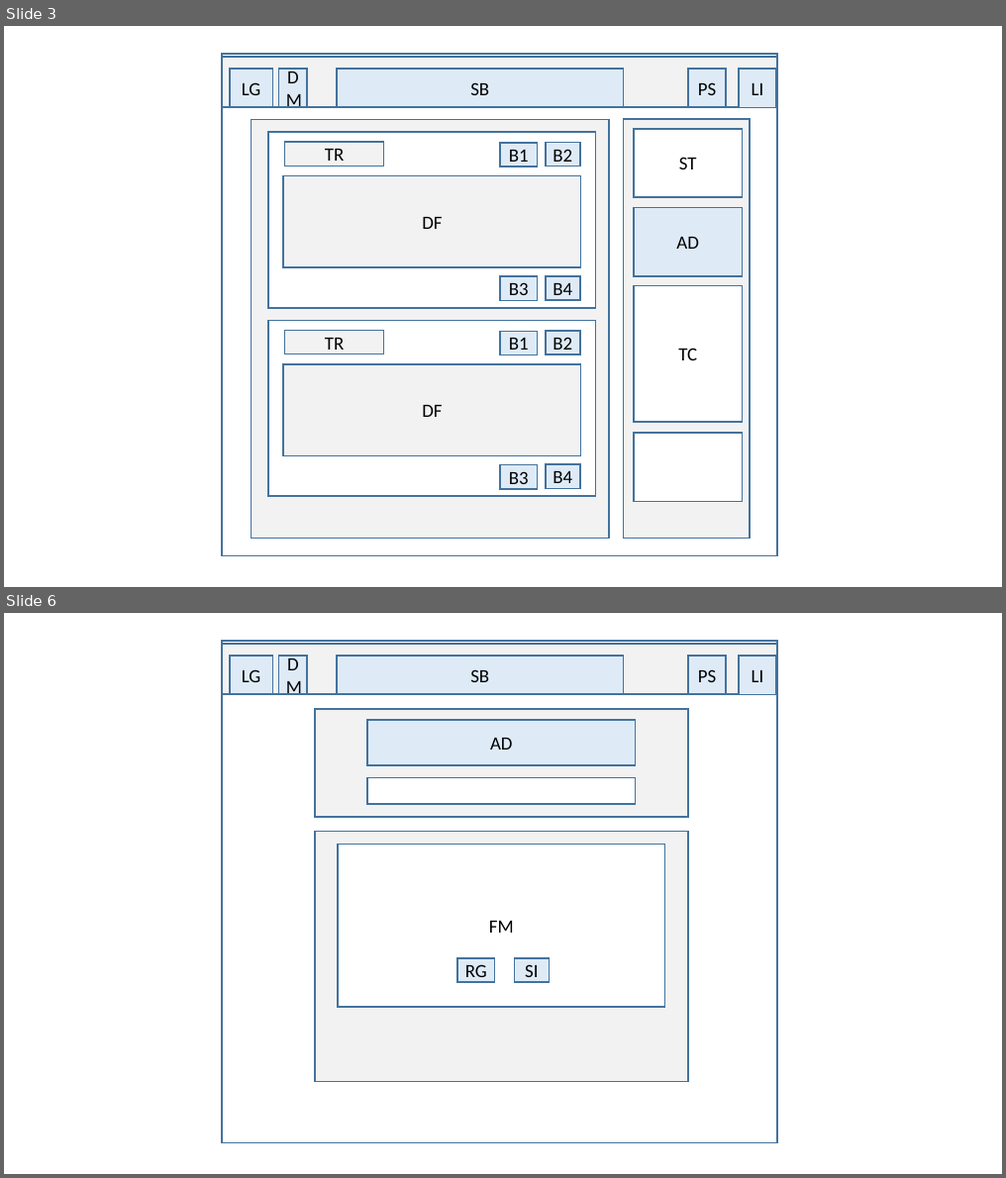
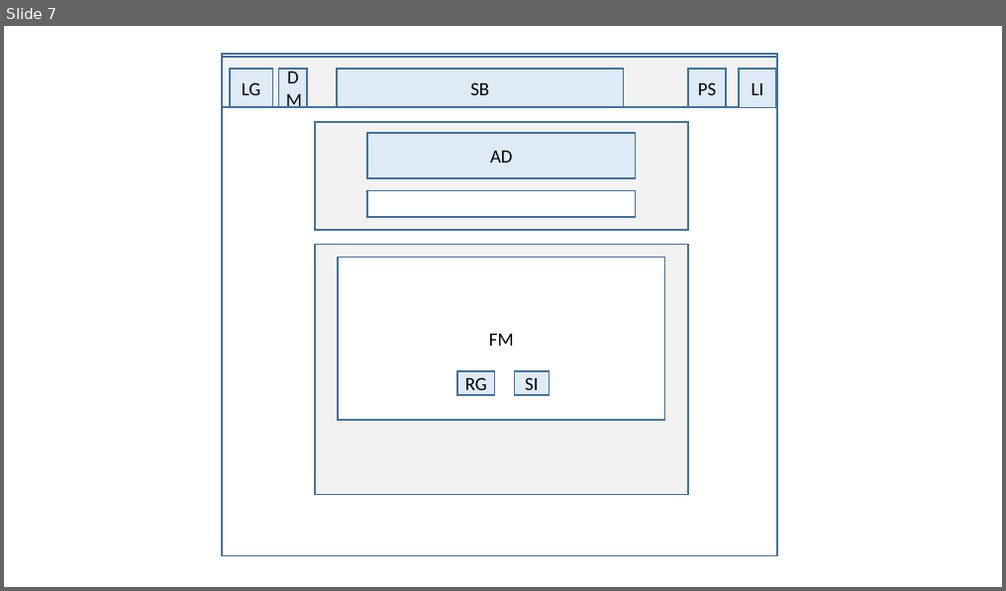
Before and after one commit to ThrownDice/UB, a slide deck: doc/layout(specification_in_slideNote).pptx. Shown one above the other, each under a label of ours: slides 3 and 6 before the commit, slide 7 after it; the slides between them are not shown. The pictures are 1006x1178 and 1006x591 pixels, drawn with LibreOffice and Linux fonts; fonts in the diff are those of the drawing. Boxes give left, top, right and bottom in pixels: in the first picture for what was removed or moved away, otherwise in the second. Text is boxed around its words. In the diff, an @@ line names an element or a change of style, - is before the commit and + after.

```diff
--- a/doc/layout(specification_in_slideNote).pptx
+++ b/doc/layout(specification_in_slideNote).pptx
@@ slide 3 removed at (x1=4, y1=26, x2=1002, y2=587), background #FFFFFF @@
@@ rectangle removed at (x1=222, y1=54, x2=777, y2=556) @@
@@ rectangle removed at (x1=222, y1=57, x2=777, y2=107) @@
@@ rectangle removed at (x1=230, y1=69, x2=272, y2=107) @@
-LG
@@ rectangle removed at (x1=279, y1=69, x2=307, y2=107) @@
-DM
@@ rectangle removed at (x1=338, y1=69, x2=624, y2=107) @@
-SB
@@ rectangle removed at (x1=688, y1=69, x2=727, y2=107) @@
-PS
@@ rectangle removed at (x1=739, y1=69, x2=776, y2=107) @@
-LI
@@ rectangle removed at (x1=252, y1=120, x2=609, y2=539) @@
@@ rectangle removed at (x1=268, y1=132, x2=595, y2=308) @@
@@ rectangle removed at (x1=285, y1=142, x2=383, y2=166) @@
-TR
@@ rectangle removed at (x1=500, y1=143, x2=537, y2=167) @@
-B1
@@ rectangle removed at (x1=546, y1=142, x2=580, y2=166) @@
-B2
@@ rectangle removed at (x1=623, y1=119, x2=749, y2=539) @@
@@ rectangle removed at (x1=634, y1=129, x2=743, y2=196) @@
-ST
@@ rectangle removed at (x1=283, y1=175, x2=580, y2=268) @@
-DF
@@ rectangle removed at (x1=634, y1=208, x2=743, y2=276) @@
-AD
@@ rectangle removed at (x1=500, y1=276, x2=537, y2=301) @@
-B3
@@ rectangle removed at (x1=546, y1=276, x2=580, y2=300) @@
-B4
@@ rectangle removed at (x1=634, y1=285, x2=743, y2=421) @@
-TC
@@ rectangle removed at (x1=268, y1=321, x2=595, y2=497) @@
@@ rectangle removed at (x1=285, y1=331, x2=383, y2=355) @@
-TR
@@ rectangle removed at (x1=500, y1=332, x2=537, y2=356) @@
-B1
@@ rectangle removed at (x1=546, y1=331, x2=580, y2=355) @@
-B2
@@ rectangle removed at (x1=283, y1=365, x2=580, y2=457) @@
-DF
@@ rectangle removed at (x1=634, y1=433, x2=743, y2=501) @@
@@ rectangle removed at (x1=500, y1=466, x2=537, y2=489) @@
-B3
@@ rectangle removed at (x1=546, y1=465, x2=580, y2=488) @@
-B4
@@ what was slide 6 is now slide 7 @@
```
Also in this commit, not shown: 2 slides changed, 4 slides added, 3 other slides removed, 2 other files.
